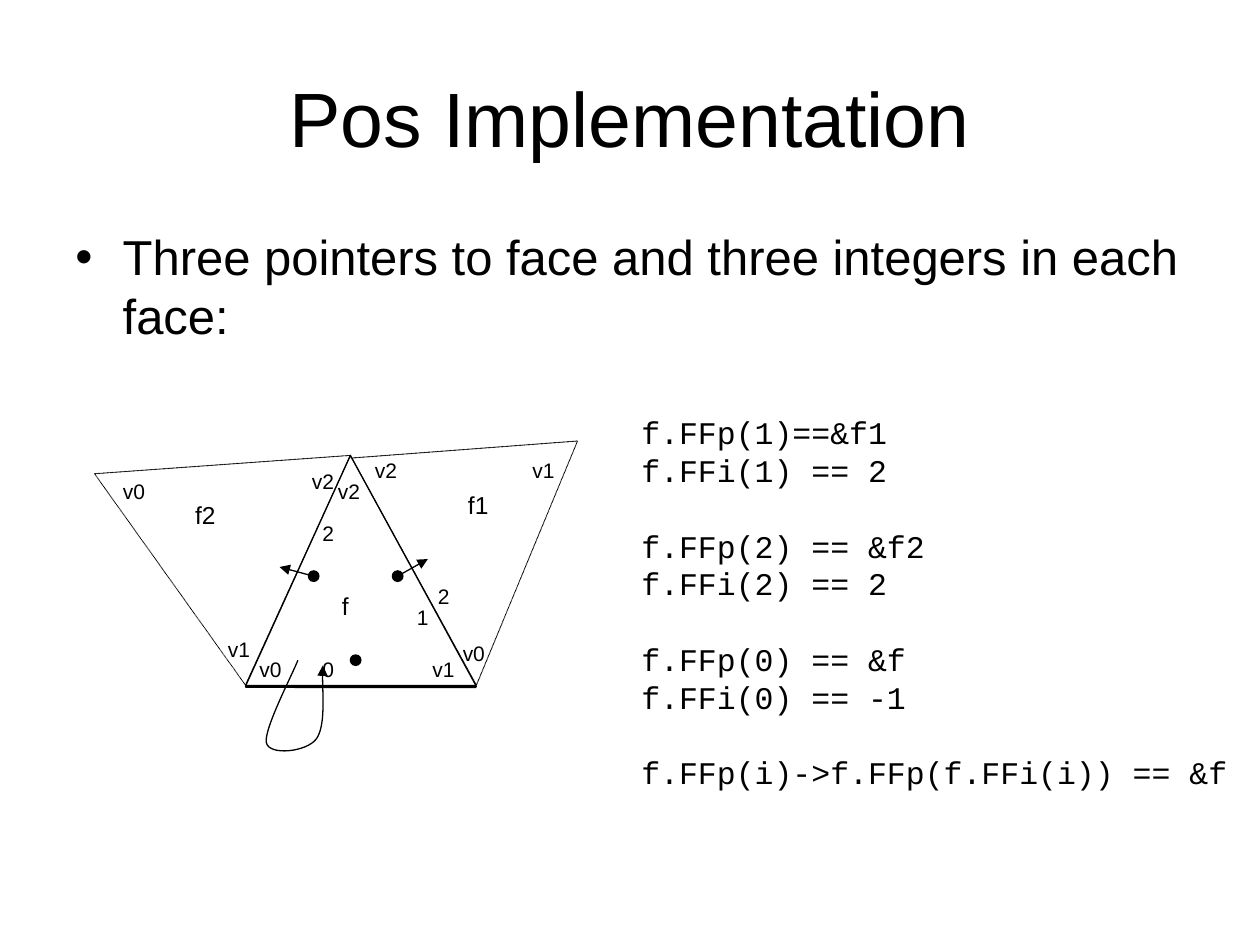
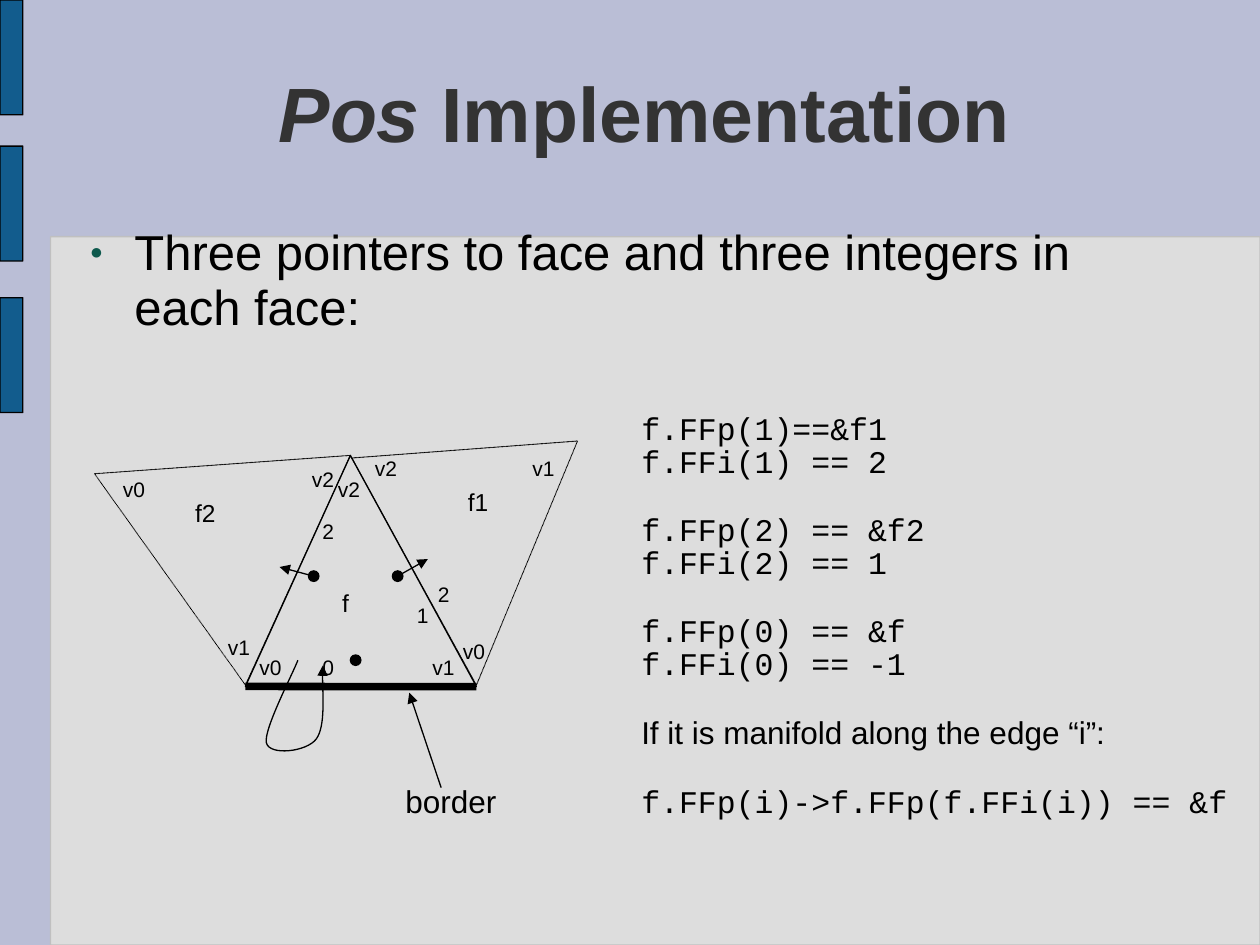
Before and after one commit to prototypable/vcglib, a slide deck: slide 19 of docs/introduction to vcg.ppt (slide 23 before the commit). Drawn at 1260x945 pixels with LibreOffice and Linux fonts; fonts in the diff are those of the drawing. Boxes give left, top, right and bottom in pixels: in the first picture for what was removed or moved away, otherwise in the second. Text is boxed around its words. In the diff, an @@ line names an element or a change of style, - is before the commit and + after.

```diff
--- a/docs/introduction to vcg.ppt
+++ b/docs/introduction to vcg.ppt
@@ background #FFFFFF to #BABED6 @@
@@ freeform shape added at (0, 0, 23, 115), fill #125C8D, outline #000000 0.74 pt @@
@@ title "Pos Implementation" at (279, 86, 1009, 157): text colour #000000 to #333333, bold on; italic on in "Pos"; indent changed; line spacing 1 to 0.93 @@
@@ freeform shape added at (0, 146, 23, 261), fill #125C8D, outline #000000 0.74 pt @@
@@ rounded rectangle added at (50, 237, 1260, 945), fill #DDDDDD, outline #C0C0C0 0.74 pt @@
@@ text "Three pointers to face and ..." at (134, 234, 1070, 326): bullet • to ●; line spacing 1 to 0.93; more space between paragraphs; bullet colour #000000 to #0E594D @@
@@ freeform shape added at (0, 297, 23, 412), fill #125C8D, outline #000000 0.74 pt @@
@@ text at (641, 417, 1227, 820): line spacing 1 to 0.89 @@
@@ text at (641, 552, 887, 581): text changed @@
-f.FFi(2) == 2
+f.FFi(2) == 1
@@ line spacing 1 to 0.93 in 16 elements at (463, 644, 485, 663), (259, 660, 281, 675), (432, 660, 454, 675), (312, 472, 334, 491), (228, 640, 250, 655), (338, 481, 360, 497), (123, 482, 145, 497), (532, 461, 554, 476), (375, 461, 397, 476), (322, 660, 334, 680), (417, 608, 429, 623), (322, 524, 334, 539), (438, 587, 450, 602), (195, 504, 215, 522), (468, 493, 488, 511), (342, 594, 349, 612) @@
@@ line (246, 687) - (476, 687): stroke #000000 1.76 pt to #000000 4.31 pt @@
@@ arrow added from (441, 788) to (410, 693), #000000 0.74 pt @@
@@ text at (641, 721, 1105, 750): paragraph added @@
+If it is manifold along the edge “i”:
@@ text added at (405, 790, 496, 814), 18 pt, text #000000 @@
+border
```
Also in this commit, not shown: 12 other slides changed, 15 slides added, 18 slides removed.
